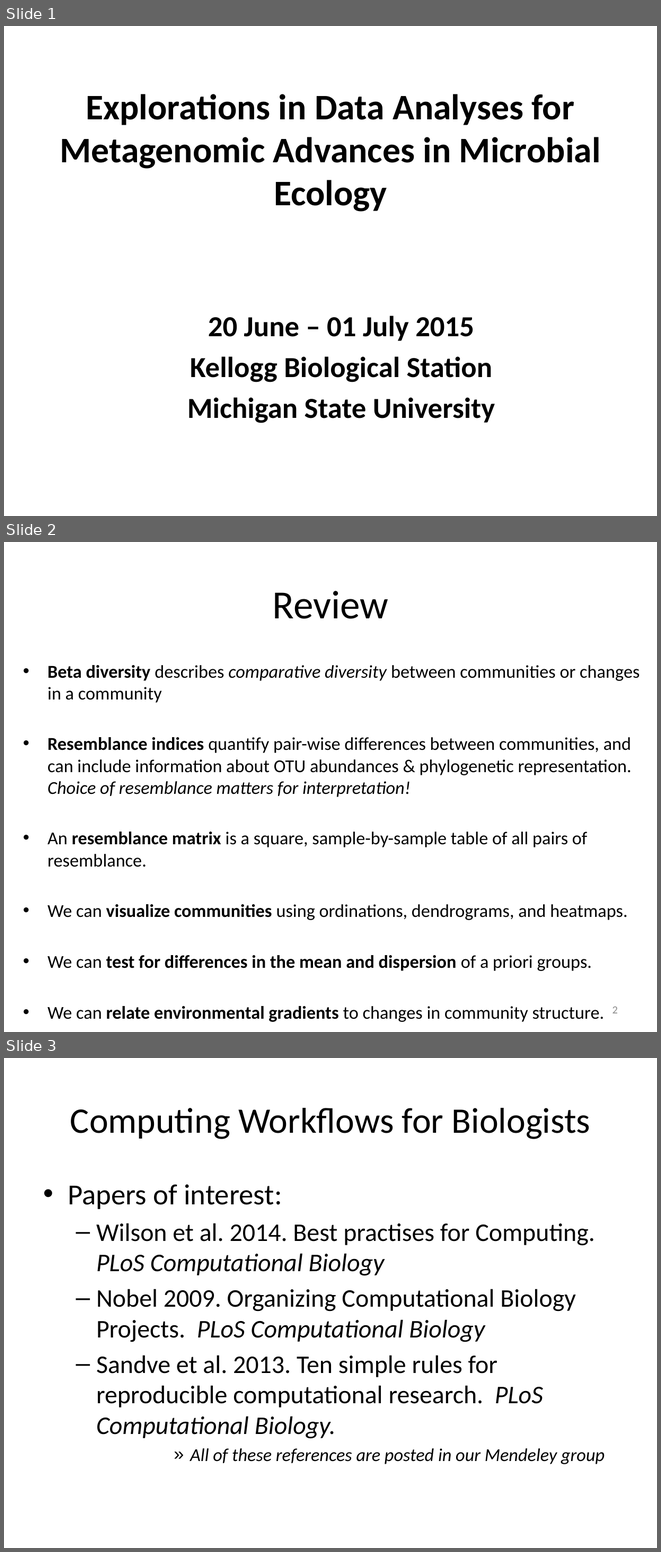
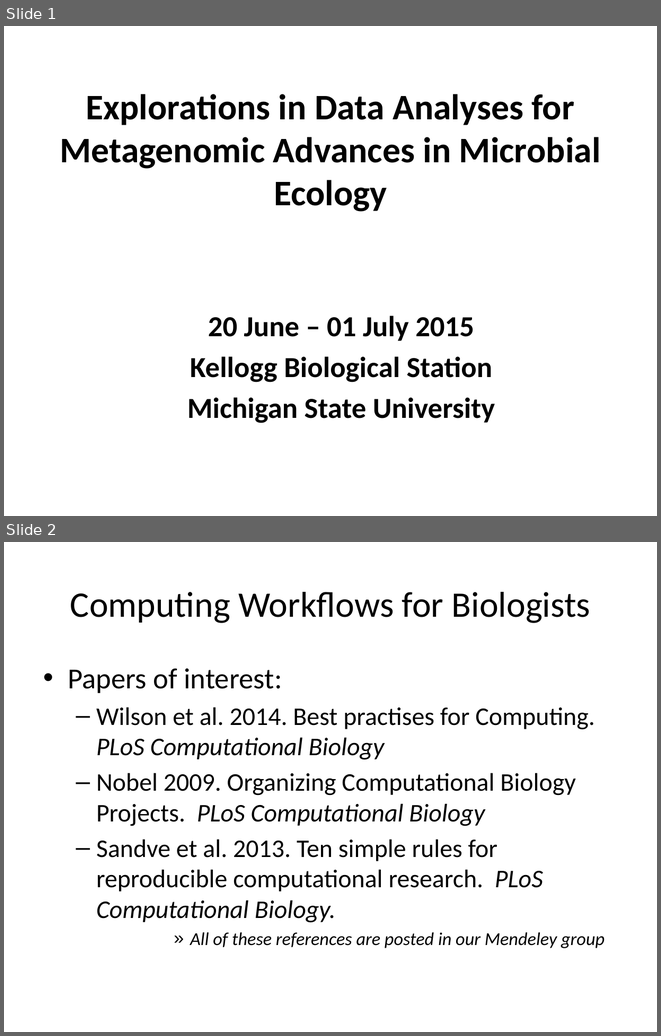
Before and after one commit to edamame-course/docs, a slide deck: extra/Presentations/2015-06-24_Ashley_ComputingWorkflowsForBiologists.pptx. Shown one above the other, each under a label of ours: slides 1, 2 and 3 before the commit, slides 1 and 2 after it. The pictures are 661x1552 and 661x1036 pixels, drawn with LibreOffice and Linux fonts; fonts in the diff are those of the drawing; background and template pictures are left out. Boxes give left, top, right and bottom in pixels: in the first picture for what was removed or moved away, otherwise in the second. Text is boxed around its words. In the diff, an @@ line names an element or a change of style, - is before the commit and + after.

```diff
--- a/extra/Presentations/2015-06-24_Ashley_ComputingWorkflowsForBiologists.pptx
+++ b/extra/Presentations/2015-06-24_Ashley_ComputingWorkflowsForBiologists.pptx
@@ slide 2 removed at box(4, 542, 657, 1032), background #FFFFFF @@
@@ title removed at box(272, 591, 388, 619) @@
-Review
@@ text removed at box(47, 665, 639, 1022) @@
-• Beta diversity describes comparative diversity between communities or changes in a community
-• Resemblance indices quantify pair-wise differences between communities, and can include information about OTU abundances & phylogenetic representation. Choice of resemblance matters for interpretation!
-• An resemblance matrix is a square, sample-by-sample table of all pairs of resemblance.
-• We can visualize communities using ordinations, dendrograms, and heatmaps.
-• We can test for differences in the mean and dispersion of a priori groups.
-• We can relate environmental gradients to changes in community structure.
@@ page number removed at box(612, 1006, 618, 1013) @@
-2
@@ what was slide 3 is now slide 2 @@
```
Also in this commit, not shown: 1 slide changed.
